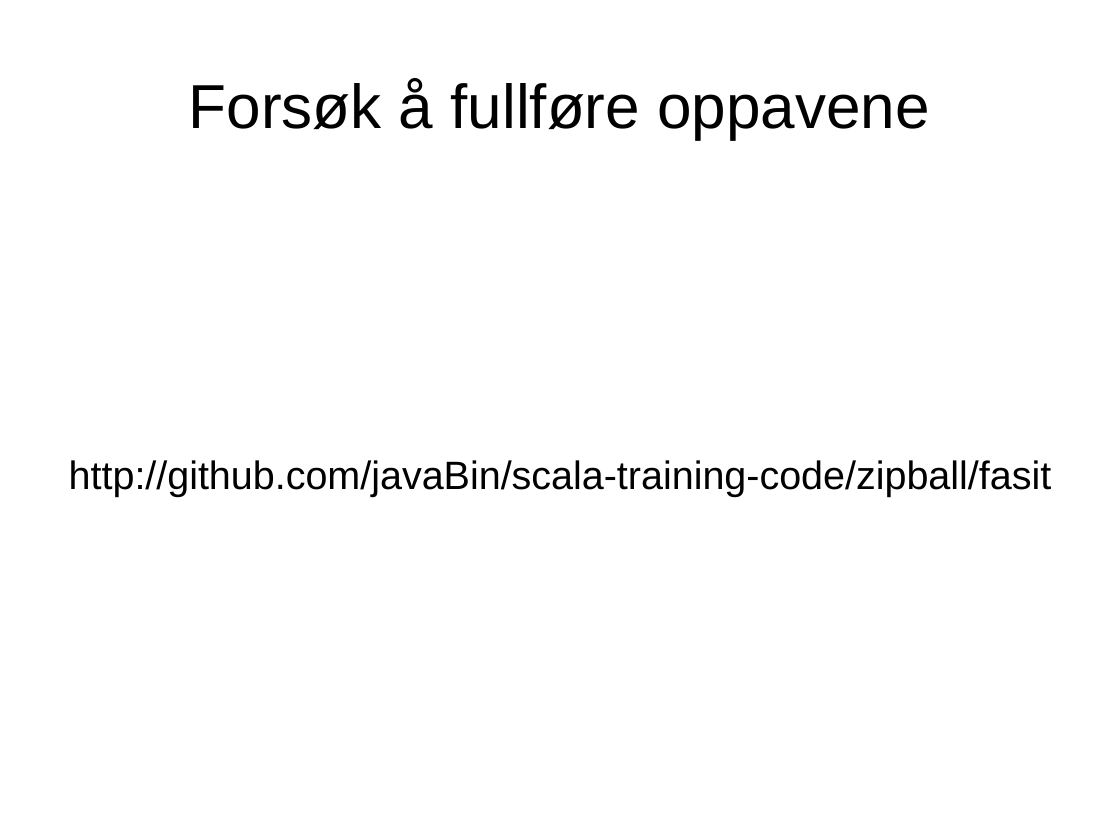
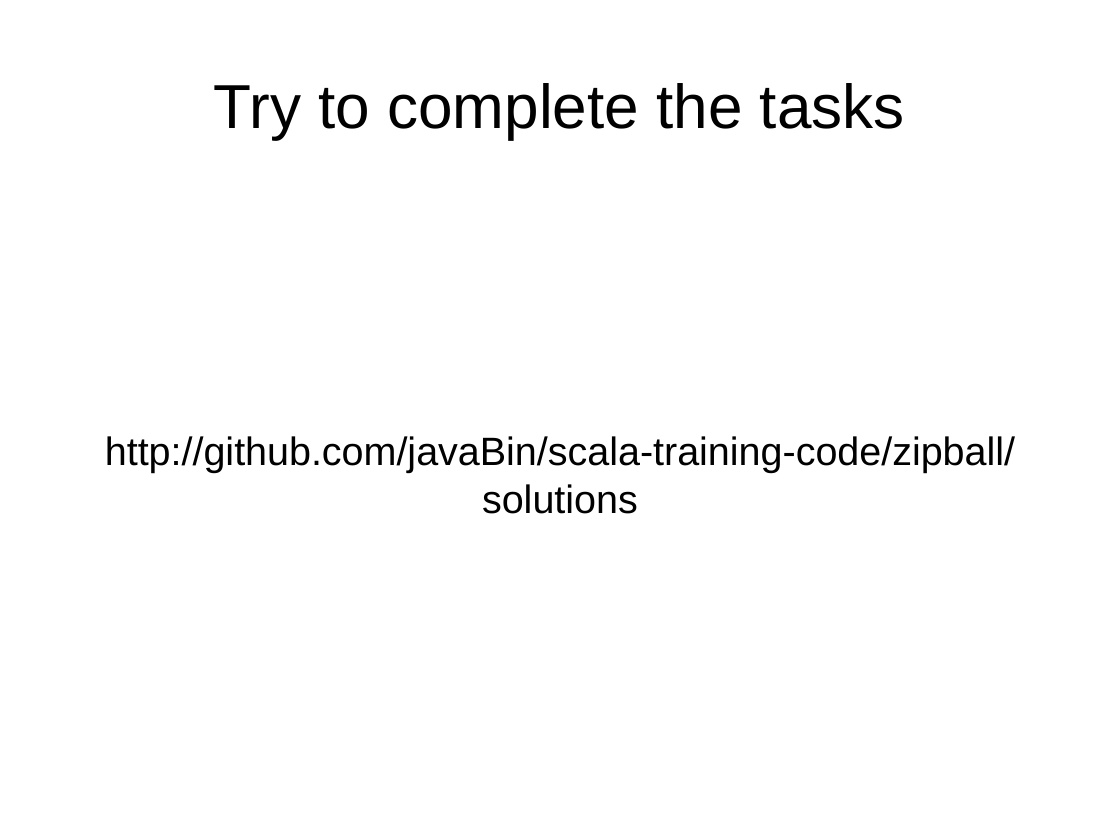
Before and after one commit to javaBin/scala-training-slides, a slide deck: slide 2 of 2.6 - avslutning dag 2.odp. Drawn at 1120x840 pixels with LibreOffice and Linux fonts; fonts in the diff are those of the drawing; background and template pictures are left out. Boxes give left, top, right and bottom in pixels: in the first picture for what was removed or moved away, otherwise in the second. Text is boxed around its words. In the diff, an @@ line names an element or a change of style, - is before the commit and + after.

```diff
--- a/2.6 - avslutning dag 2.odp
+++ b/2.6 - avslutning dag 2.odp
@@ title at [214, 83, 905, 139]: text changed @@
-Forsøk å fullføre oppavene
+Try to complete the tasks
@@ subtitle at [105, 436, 1015, 514]: text changed @@
-http://github.com/javaBin/scala-training-code/zipball/fasit
+http://github.com/javaBin/scala-training-code/zipball/solutions
```
Also in this commit, not shown: 4 other slides changed, 1 slide added, 1 slide removed.
